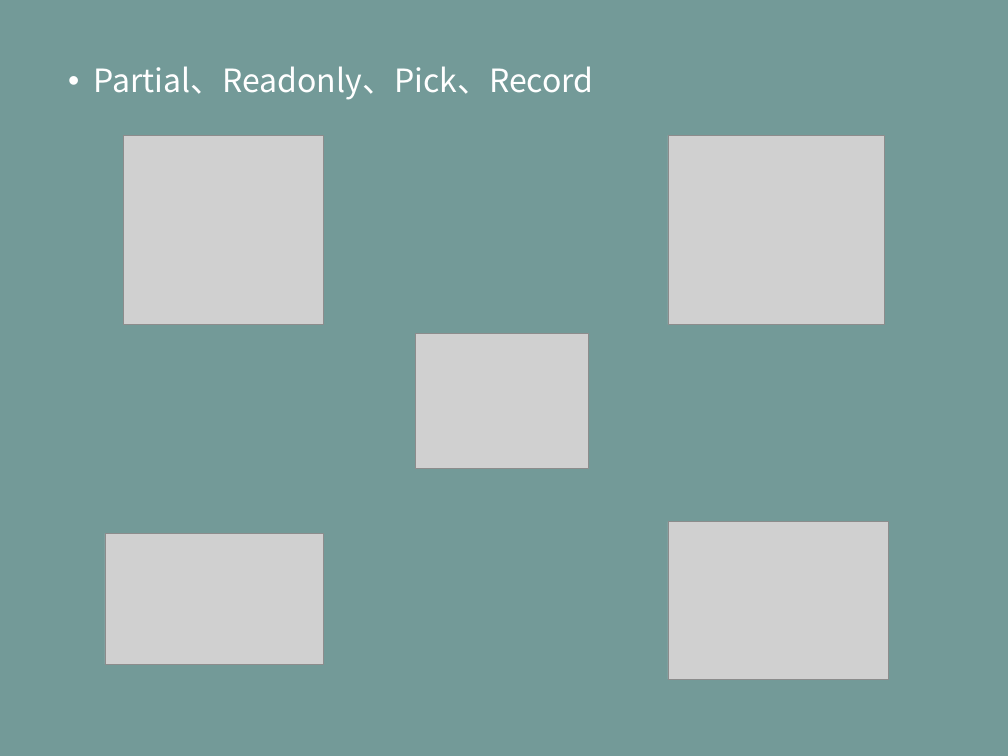
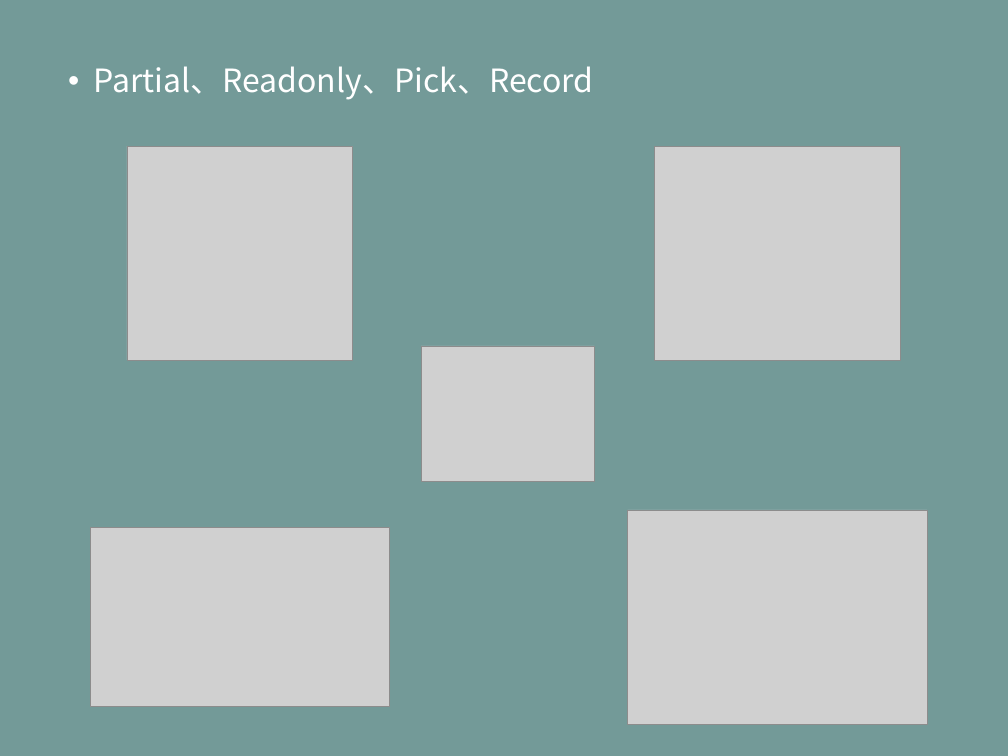
Before and after one commit to life0727/blog, a slide deck: slide 22 of ppt/typescript（二）.pptx. Drawn at 1008x756 pixels with LibreOffice and Linux fonts; fonts in the diff are those of the drawing; grey boxes stand for pictures. Boxes give left, top, right and bottom in pixels: in the first picture for what was removed or moved away, otherwise in the second. Text is boxed around its words. In the diff, an @@ line names an element or a change of style, - is before the commit and + after.

Commit message:
update ppt

```diff
--- a/ppt/typescript（二）.pptx
+++ b/ppt/typescript（二）.pptx
@@ picture: place and size @@
-picture at [124, 135, 323, 324]
+picture at [127, 146, 353, 360]
@@ picture: place and size @@
-picture at [668, 135, 885, 324]
+picture at [655, 146, 900, 360]
@@ picture: place and size @@
-picture at [415, 333, 589, 468]
+picture at [421, 346, 595, 481]
@@ picture: place and size @@
-picture at [668, 522, 888, 679]
+picture at [628, 509, 927, 723]
@@ picture: place and size @@
-picture at [105, 533, 323, 664]
+picture at [90, 527, 390, 706]
```
Also in this commit, not shown: 2 other slides changed.
